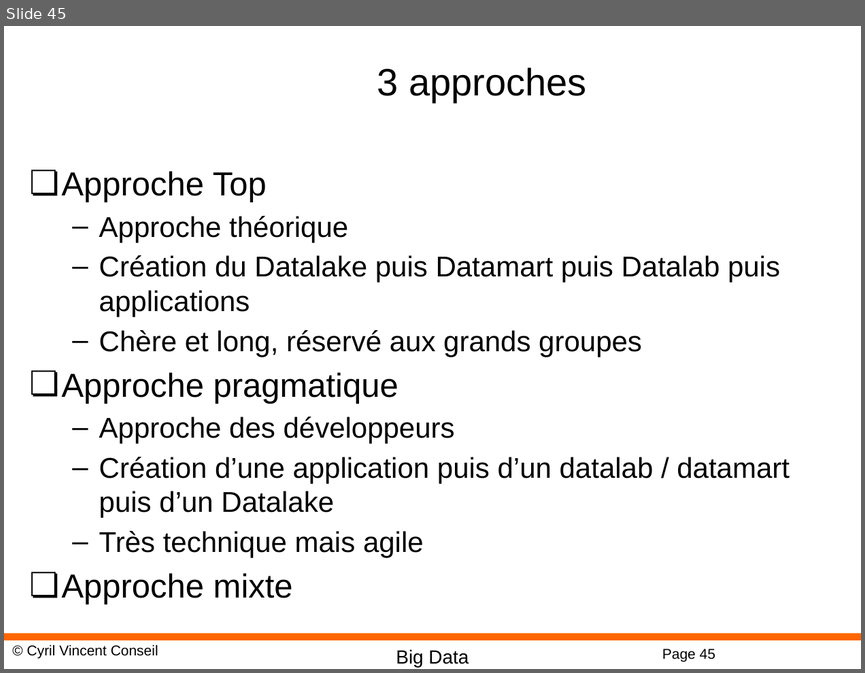
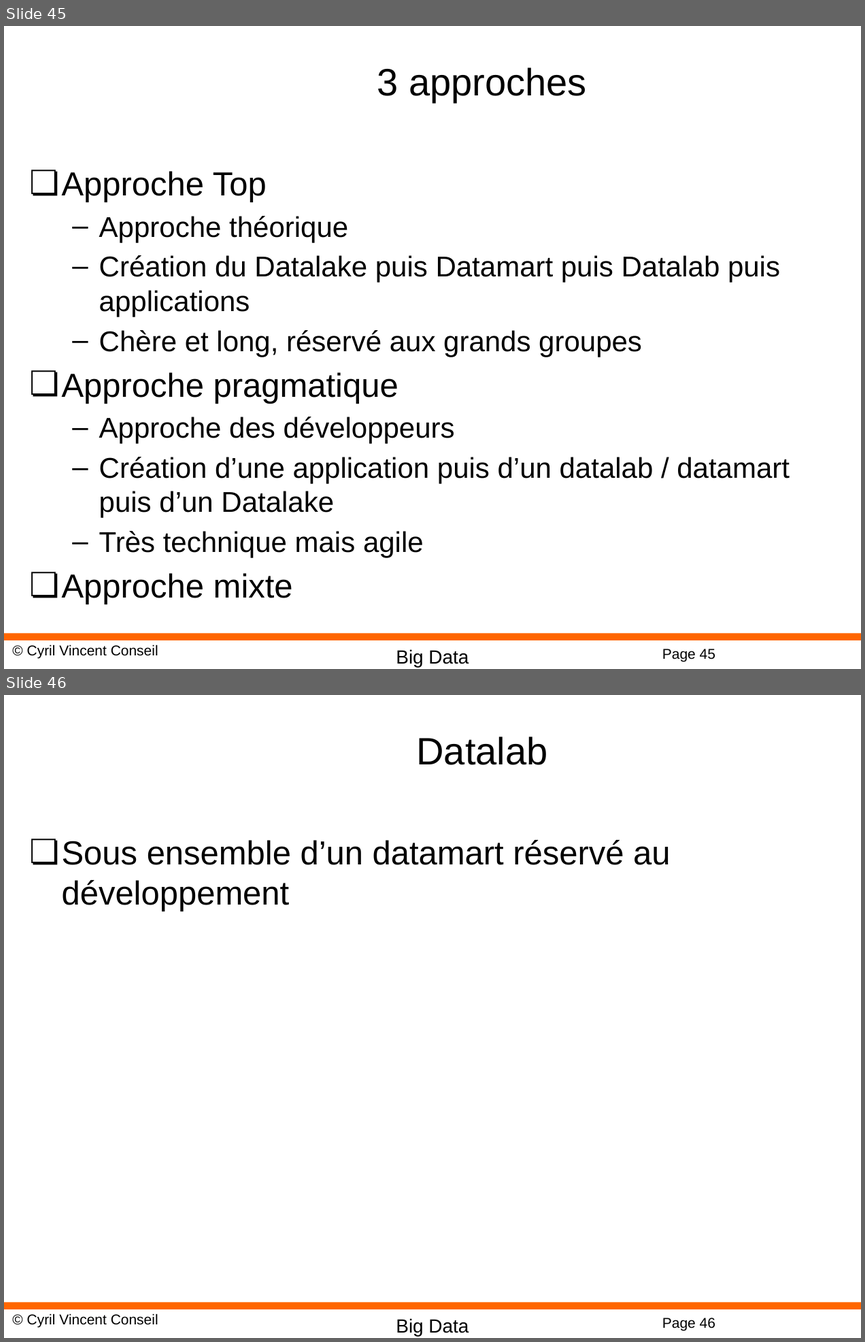
Before and after one commit to cyrilvincent/mdm, a slide deck: MDM05-Stockage.pptx. Shown one above the other, each under a label of ours: slide 45 before the commit, slides 45 and 46 after it. The pictures are 865x673 and 865x1342 pixels, drawn with LibreOffice and Linux fonts; fonts in the diff are those of the drawing; background and template pictures are left out. Boxes give left, top, right and bottom in pixels: in the first picture for what was removed or moved away, otherwise in the second. Text is boxed around its words. In the diff, an @@ line names an element or a change of style, - is before the commit and + after.

```diff
--- a/MDM05-Stockage.pptx
+++ b/MDM05-Stockage.pptx
@@ slide 46 added at [4,695,861,1338], background #FFFFFF; not listed: 4 template elements that a slide beside it also shows @@
@@ title added at [416,736,547,765], 32 pt, text #000000 @@
+Datalab
@@ text added at [62,840,670,911], 28 pt, text #000000 @@
+❏ Sous ensemble d’un datamart réservé au développement
```
Also in this commit, not shown: 5 other files.
